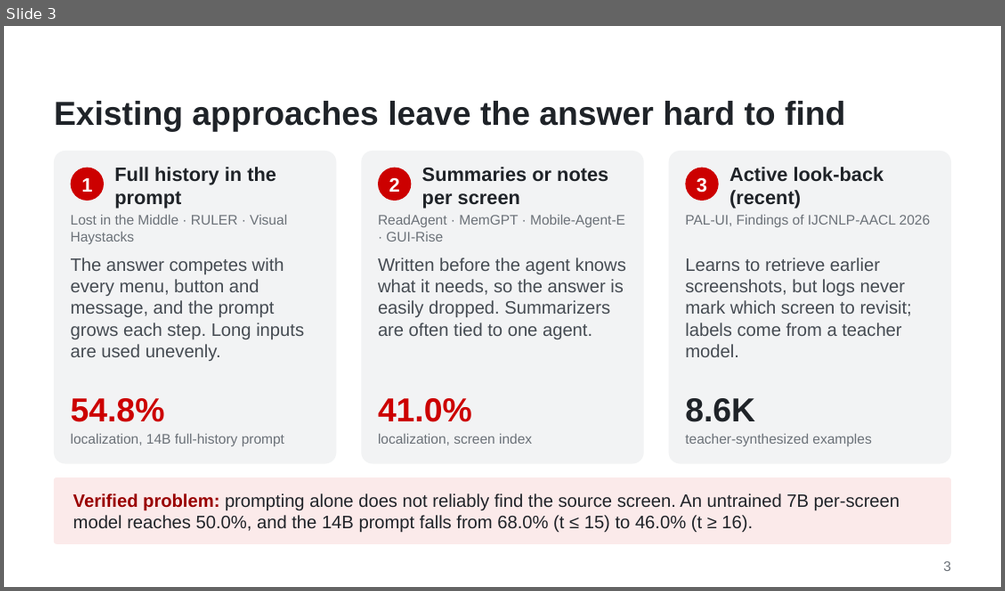
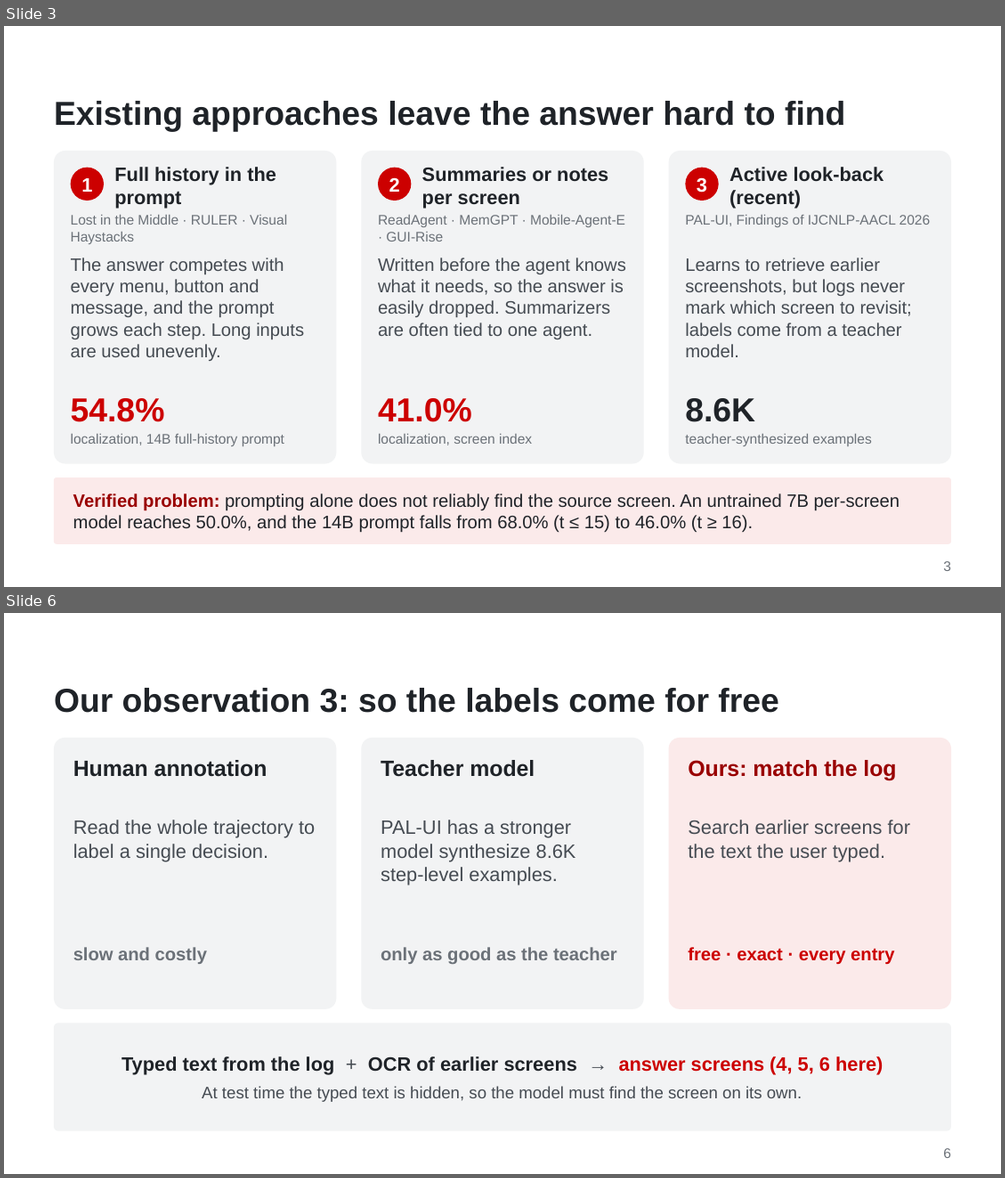
Before and after one commit to WMSlalalala/verifier-supervised-lookback, a slide deck: doc/Slides.pptx. Shown one above the other, each under a label of ours: slide 3 before the commit, slides 3 and 6 after it; the slides between them are not shown. The pictures are 1005x591 and 1005x1178 pixels, drawn with LibreOffice and Linux fonts; fonts in the diff are those of the drawing; background and template pictures are left out. Boxes give left, top, right and bottom in pixels: in the first picture for what was removed or moved away, otherwise in the second. Text is boxed around its words. In the diff, an @@ line names an element or a change of style, - is before the commit and + after.

```diff
--- a/doc/Slides.pptx
+++ b/doc/Slides.pptx
@@ slide 6 added at <box>4,613,1001,1174</box>, background #FFFFFF @@
@@ title added at <box>54,688,778,713</box>, 24 pt, text #1F2328, bold @@
+Our observation 3: so the labels come for free
@@ rounded rectangle added at <box>54,738,336,1009</box>, fill #F2F3F4 @@
@@ rounded rectangle added at <box>361,738,643,1009</box>, fill #F2F3F4 @@
@@ rounded rectangle added at <box>669,738,951,1009</box>, fill #FBEAEA @@
@@ text added at <box>73,760,267,777</box>, 16 pt, text #1F2328, bold @@
+Human annotation
@@ text added at <box>380,760,534,777</box>, 16 pt, text #1F2328, bold @@
+Teacher model
@@ text added at <box>688,760,896,781</box>, 16 pt, text #990000, bold @@
+Ours: match the log
@@ text added at <box>73,819,315,861</box>, 14 pt, text #454B52 @@
+Read the whole trajectory to label a single decision.
@@ text added at <box>380,819,576,884</box>, 14 pt, text #454B52 @@
+PAL-UI has a stronger model synthesize 8.6K step-level examples.
@@ text added at <box>688,819,910,861</box>, 14 pt, text #454B52 @@
+Search earlier screens for the text the user typed.
@@ text added at <box>73,947,207,964</box>, 13 pt, text #6B7178, bold @@
+slow and costly
@@ text added at <box>380,947,617,964</box>, 13 pt, text #6B7178, bold @@
+only as good as the teacher
@@ text added at <box>688,947,894,964</box>, 13 pt, text #CC0000, bold @@
+free · exact · every entry
@@ rounded rectangle added at <box>54,1022,951,1130</box>, fill #F2F3F4 @@
@@ text added at <box>121,1056,882,1102</box>, 12 pt, text #454B52 @@
+Typed text from the log + OCR of earlier screens → answer screens (4, 5, 6 here)
+At test time the typed text is hidden, so the model must find the screen on its own.
@@ text added at <box>943,1148,951,1158</box>, 10 pt, text #6B7178 @@
+6
```
Also in this commit, not shown: 13 slides changed, 2 other slides added, 1 slide removed, 8 other files.
